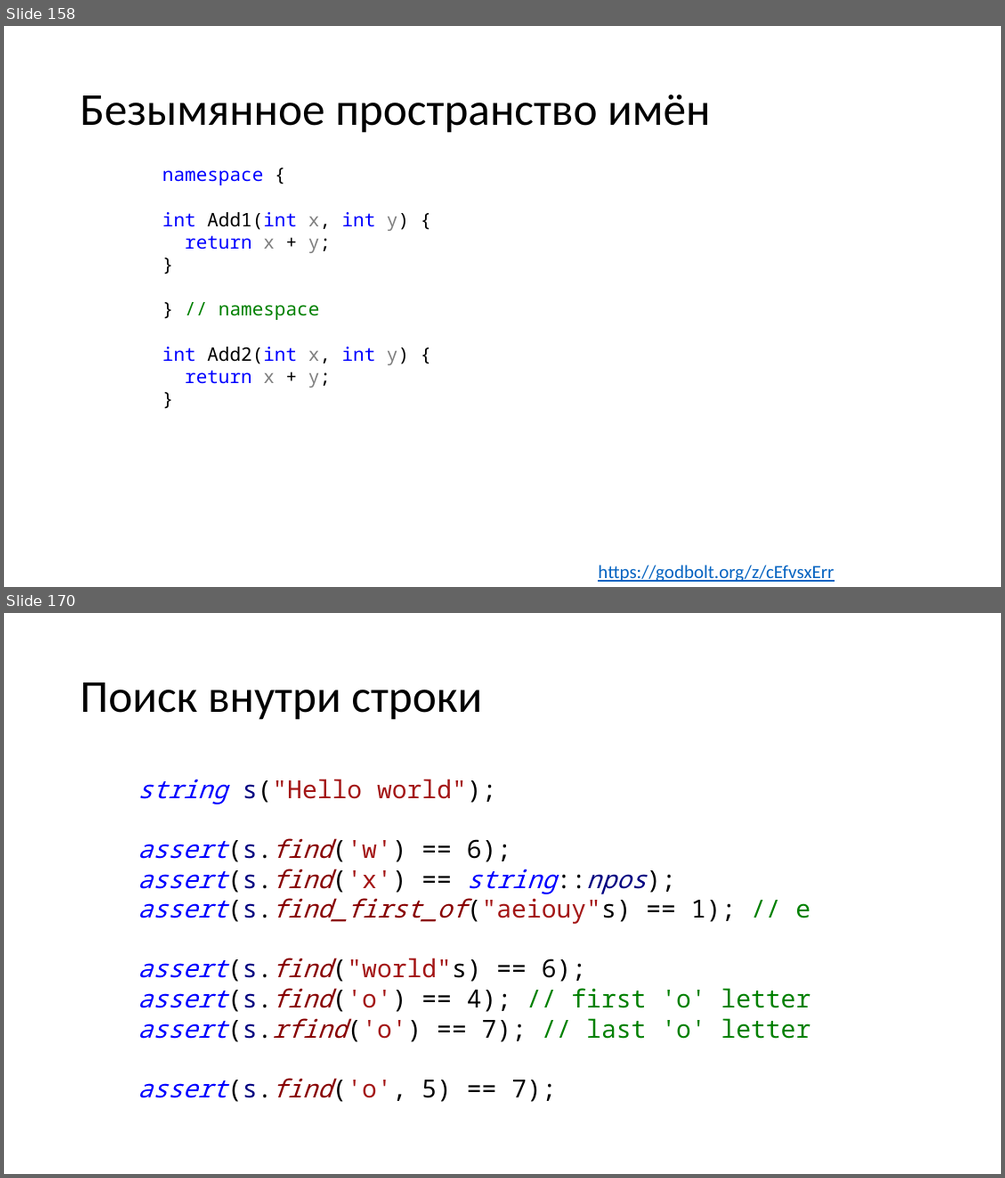
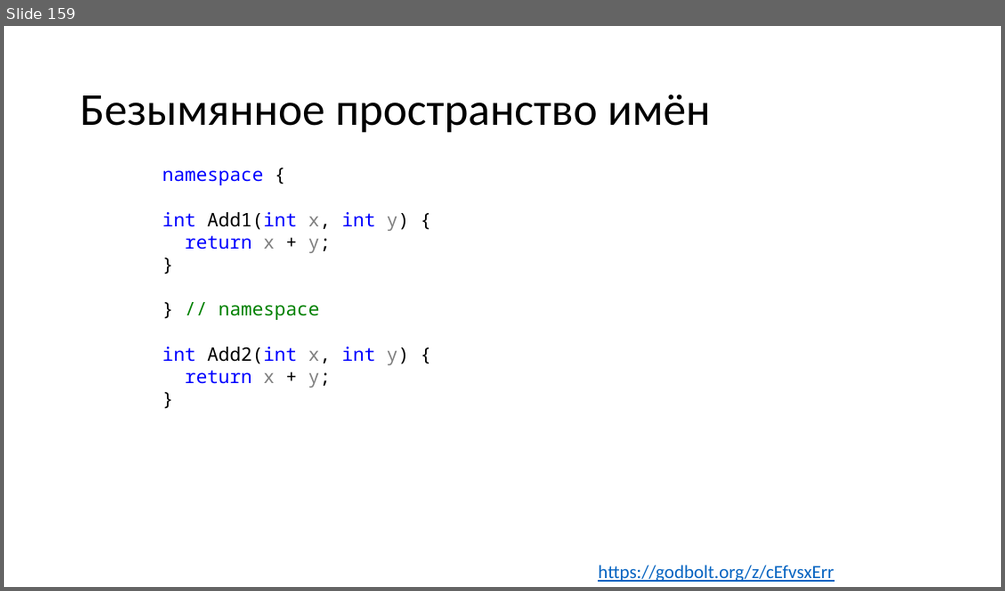
Before and after one commit to alexey-malov/oop, a slide deck: lectures/01/Синтаксис C++.pptx. Shown one above the other, each under a label of ours: slides 158 and 170 before the commit, slide 159 after it; the slides between them are not shown. The pictures are 1005x1178 and 1005x591 pixels, drawn with LibreOffice and Linux fonts; fonts in the diff are those of the drawing. Boxes give left, top, right and bottom in pixels: in the first picture for what was removed or moved away, otherwise in the second. Text is boxed around its words. In the diff, an @@ line names an element or a change of style, - is before the commit and + after.

```diff
--- a/lectures/01/Синтаксис C++.pptx
+++ b/lectures/01/Синтаксис C++.pptx
@@ slide 170 removed at (x1=4, y1=613, x2=1001, y2=1174), background #FFFFFF @@
@@ title removed at (x1=80, y1=682, x2=482, y2=720) @@
-Поиск внутри строки
@@ text removed at (x1=138, y1=779, x2=810, y2=1102) @@
-string s("Hello world");
-assert(s.find('w') == 6);
-assert(s.find('x') == string::npos);
-assert(s.find_first_of("aeiouy"s) == 1); // e
-assert(s.find("world"s) == 6);
-assert(s.find('o') == 4); // first 'o' letter
-assert(s.rfind('o') == 7); // last 'o' letter
-assert(s.find('o', 5) == 7);
@@ what was slide 158 is now slide 159 @@
```
Also in this commit, not shown: 2 slides added, 138 other slides removed, 7 other files.
